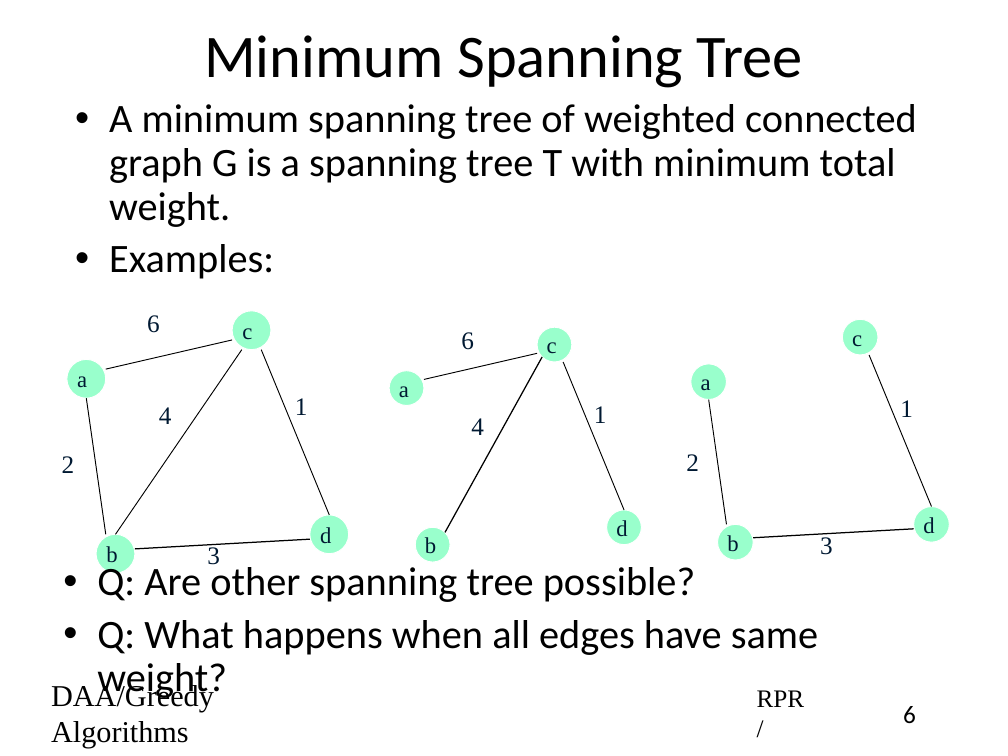
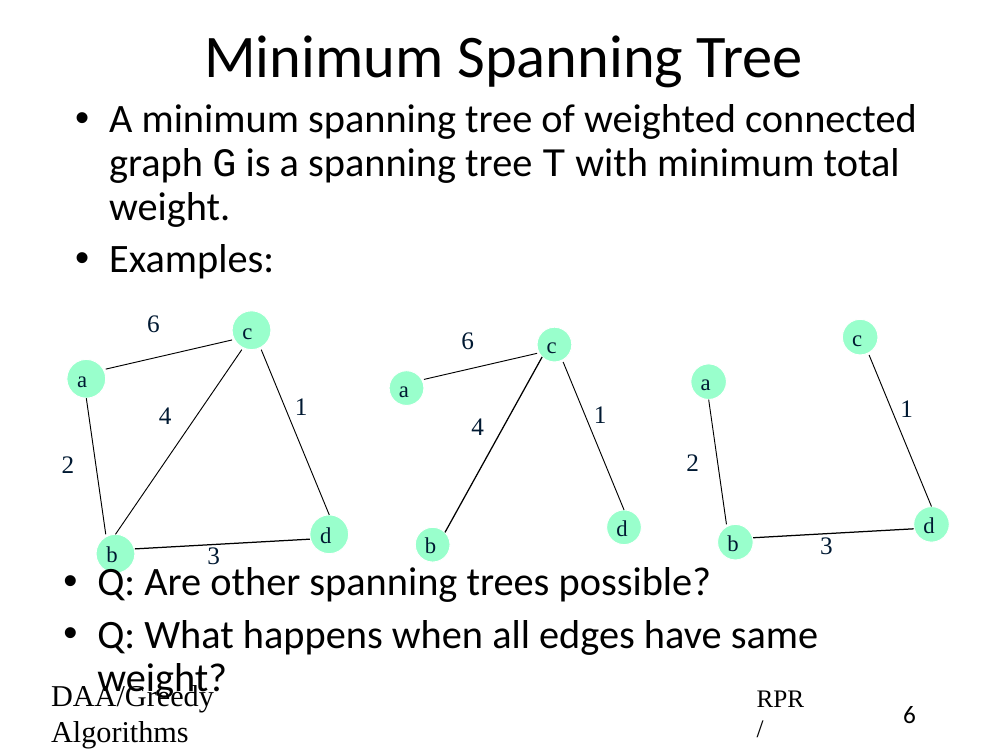
Before and after one commit to rprustagi/2019-17CS43-DAA, a slide deck: slide 6 of Slides-RPR/2019-H1-DAA-L24-Greedy-Algo-MCST-Prim.pptx. Drawn at 1008x756 pixels with LibreOffice and Linux fonts; fonts in the diff are those of the drawing. Boxes give left, top, right and bottom in pixels: in the first picture for what was removed or moved away, otherwise in the second. Text is boxed around its words. In the diff, an @@ line names an element or a change of style, - is before the commit and + after.

```diff
--- a/Slides-RPR/2019-H1-DAA-L24-Greedy-Algo-MCST-Prim.pptx
+++ b/Slides-RPR/2019-H1-DAA-L24-Greedy-Algo-MCST-Prim.pptx
@@ text at [109, 104, 917, 227]: font Calibri to Courier New in "G T" @@
@@ text at [97, 561, 711, 602]: text changed @@
-• Q: Are other spanning tree possible?
+• Q: Are other spanning trees possible?
```
Also in this commit, not shown: 3 other slides changed, 2 slides removed, 2 other files.
